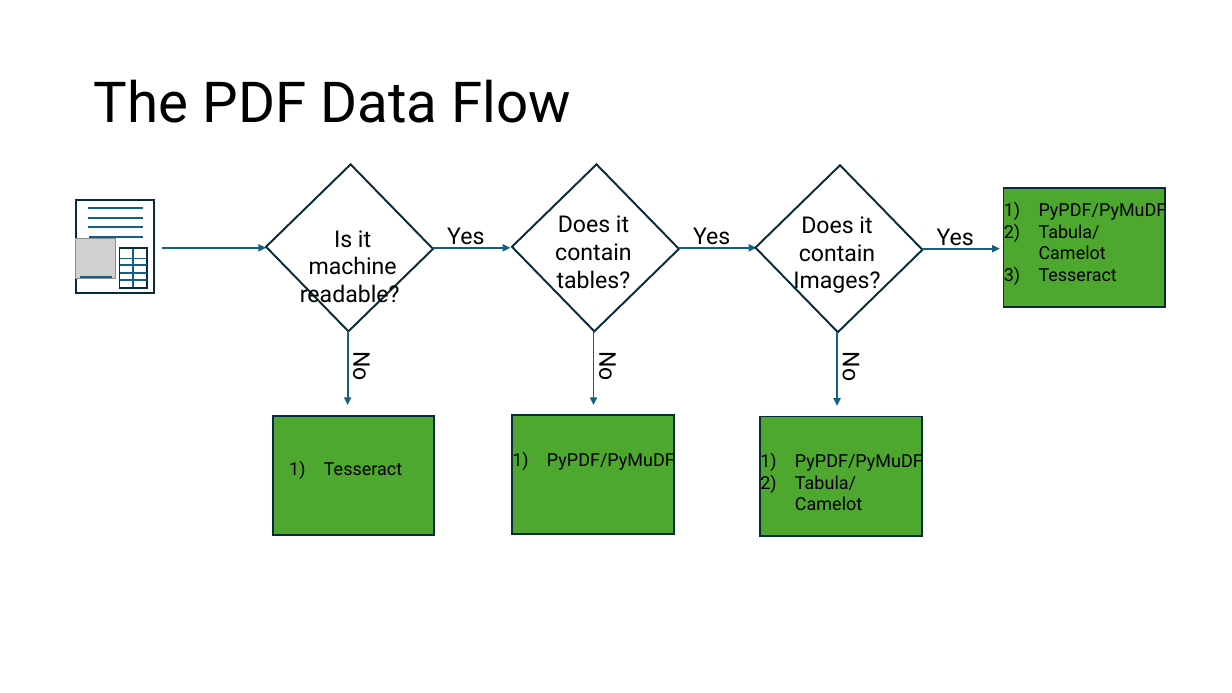
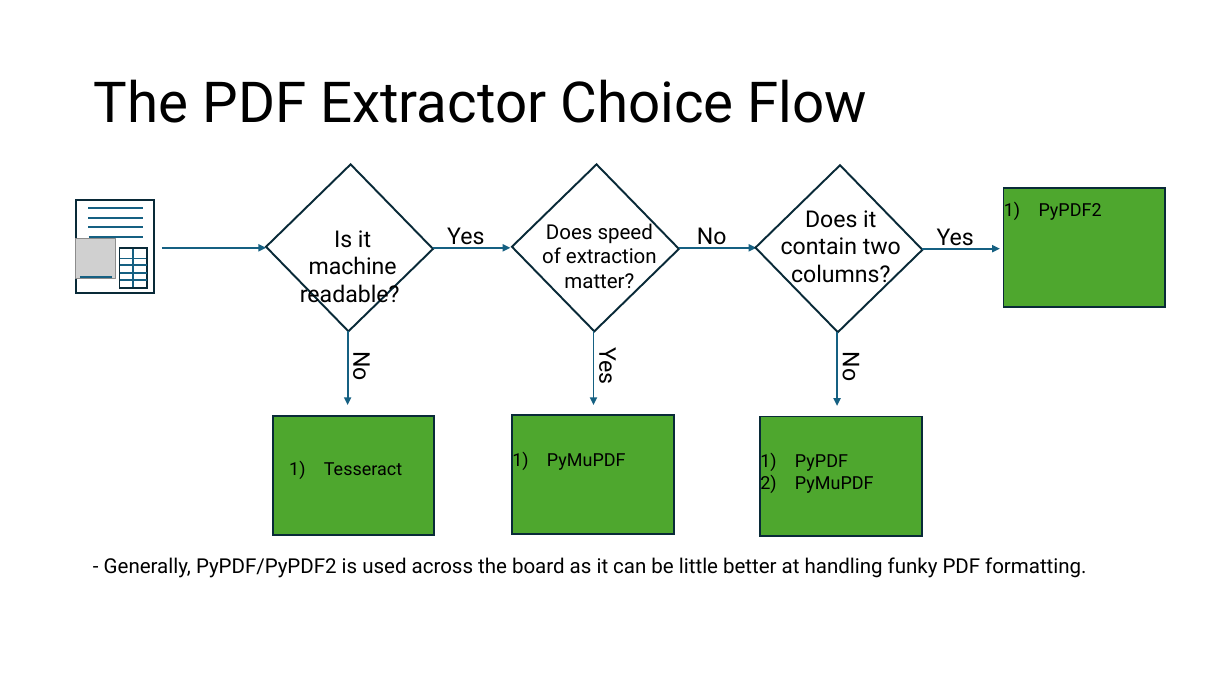
Before and after one commit to mpdubbin/python-frederick-pdf-text-extraction-20240814, a slide deck: slide 4 of Frederick Python Meetup.pptx. Drawn at 1232x693 pixels with LibreOffice and Linux fonts; fonts in the diff are those of the drawing; grey boxes stand for pictures. Boxes give left, top, right and bottom in pixels: in the first picture for what was removed or moved away, otherwise in the second. Text is boxed around its words. In the diff, an @@ line names an element or a change of style, - is before the commit and + after.

```diff
--- a/Frederick Python Meetup.pptx
+++ b/Frederick Python Meetup.pptx
@@ title at [94, 79, 867, 123]: text changed @@
-The PDF Data Flow
+The PDF Extractor Choice Flow
@@ text at [1039, 203, 1102, 220]: text changed @@
-1) PyPDF/PyMuDF
-2) Tabula/Camelot
-3) Tesseract
+1) PyPDF2
@@ text at [542, 220, 657, 294]: text changed; size 18 to 16 pt @@
-Does it contain tables?
+Does speed of extraction matter?
@@ text at [697, 227, 727, 249]: text changed @@
-Yes
+No
@@ text at [781, 210, 901, 287]: text changed @@
-Does it contain Images?
+Does it contain two columns?
@@ text at [593, 350, 623, 383]: text changed @@
-No
+Yes
@@ text at [547, 453, 626, 470]: text changed @@
-1) PyPDF/PyMuDF
+1) PyMuPDF
@@ text at [795, 454, 874, 493]: text changed @@
-1) PyPDF/PyMuDF
-2) Tabula/Camelot
+1) PyPDF
+2) PyMuPDF
@@ text added at [104, 557, 1086, 578], 16 pt, text #000000 @@
+- Generally, PyPDF/PyPDF2 is used across the board as it can be little better at handling funky PDF formatting.
```
Also in this commit, not shown: 1 other slide changed, 1 slide added, 7 other files.
